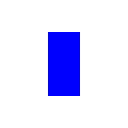
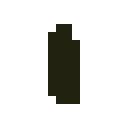
Layered file, before and after one edit (w=128, h=128). Changes by layer:
painted on "Background" over <box>48,24,80,104</box>
